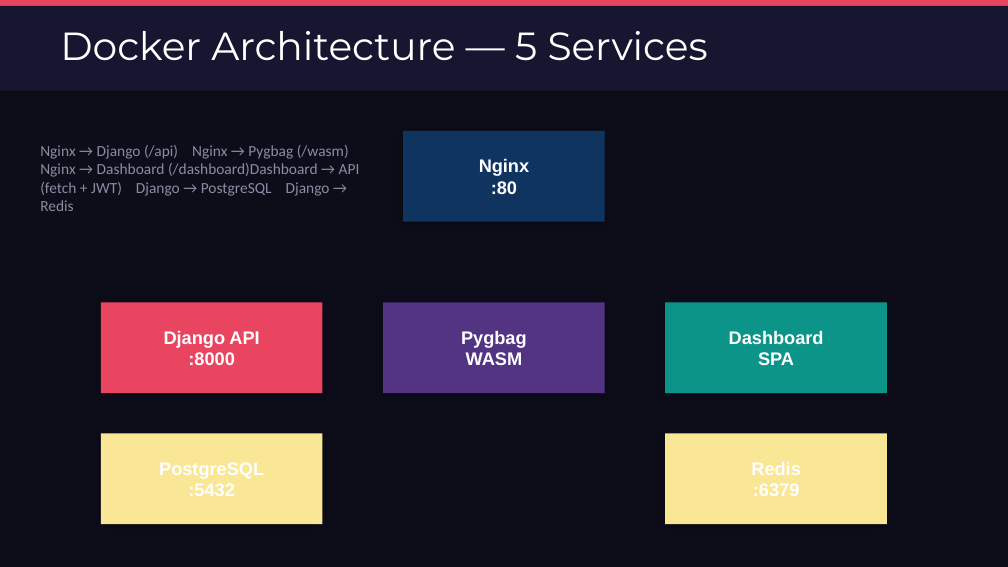
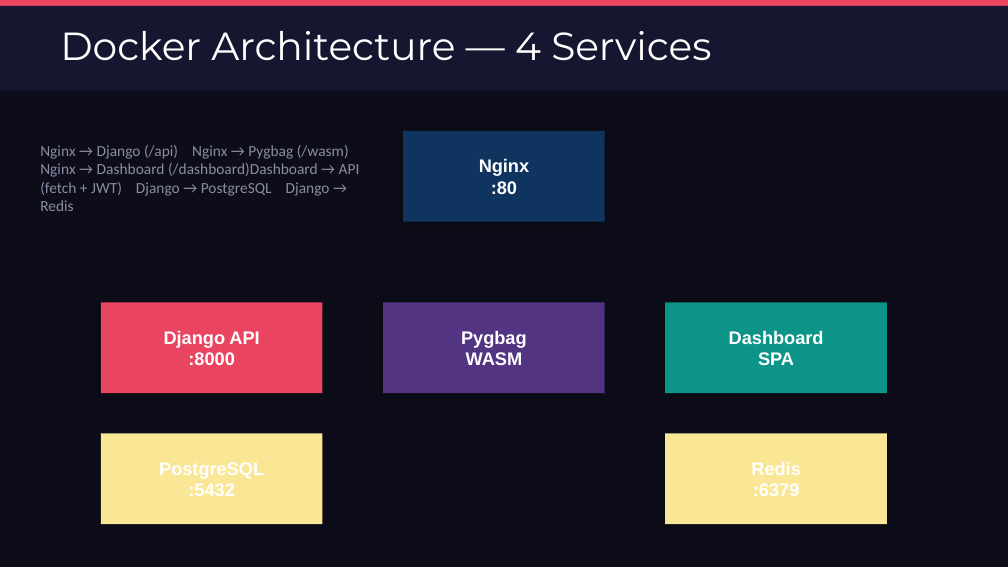
Before and after one commit to hugou74130/SI3LN_Python, a slide deck: slide 6 of ARCAD3X_DemoDay.pptx. Drawn at 1008x567 pixels with LibreOffice and Linux fonts; fonts in the diff are those of the drawing. Boxes give left, top, right and bottom in pixels: in the first picture for what was removed or moved away, otherwise in the second. Text is boxed around its words. In the diff, an @@ line names an element or a change of style, - is before the commit and + after.

```diff
--- a/ARCAD3X_DemoDay.pptx
+++ b/ARCAD3X_DemoDay.pptx
@@ text at [60,31,711,61]: text changed @@
-Docker Architecture — 5 Services
+Docker Architecture — 4 Services
```
Also in this commit, not shown: 9 other slides changed, 1 other file.
